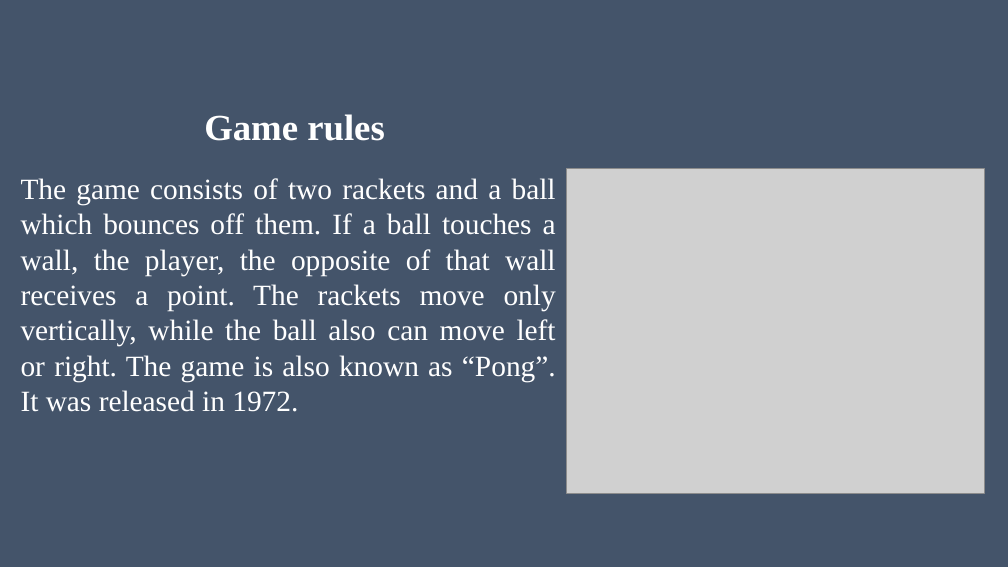
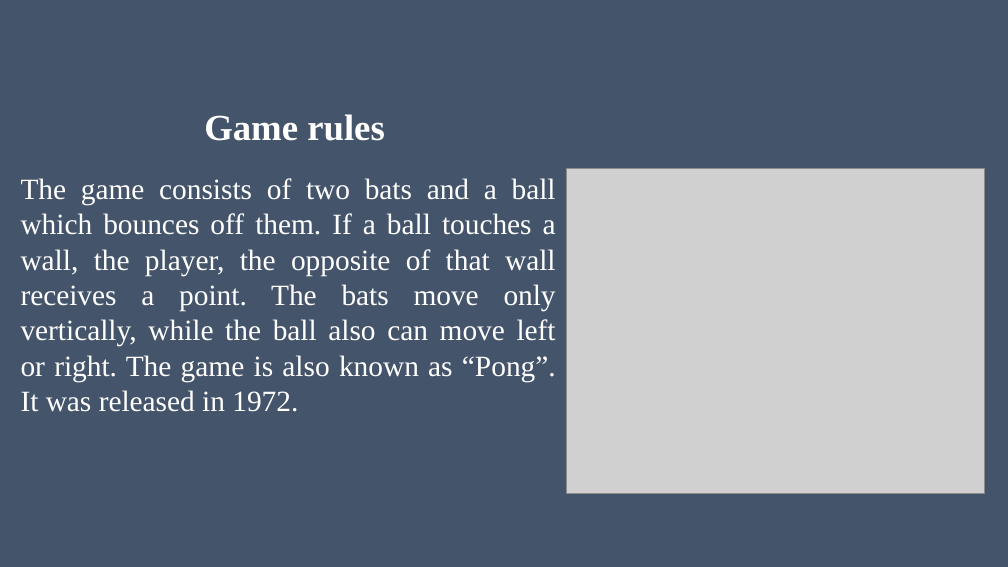
Before and after one commit to MIZINCHIK/DigitalPlatforms, a slide deck: slide 2 of Presentation.pptx. Drawn at 1008x567 pixels with LibreOffice and Linux fonts; fonts in the diff are those of the drawing; grey boxes stand for pictures. Boxes give left, top, right and bottom in pixels: in the first picture for what was removed or moved away, otherwise in the second. Text is boxed around its words. In the diff, an @@ line names an element or a change of style, - is before the commit and + after.

```diff
--- a/Presentation.pptx
+++ b/Presentation.pptx
@@ text at bbox=[21, 178, 556, 412]: text changed @@
-The game consists of two rackets and a ball which bounces off them. If a ball touches a wall, the player, the opposite of that wall receives a point. The rackets move only vertically, while the ball also can move left or right. The game is also known as “Pong”. It was released in 1972.
+The game consists of two bats and a ball which bounces off them. If a ball touches a wall, the player, the opposite of that wall receives a point. The bats move only vertically, while the ball also can move left or right. The game is also known as “Pong”. It was released in 1972.
```
Also in this commit, not shown: 6 other slides changed.
